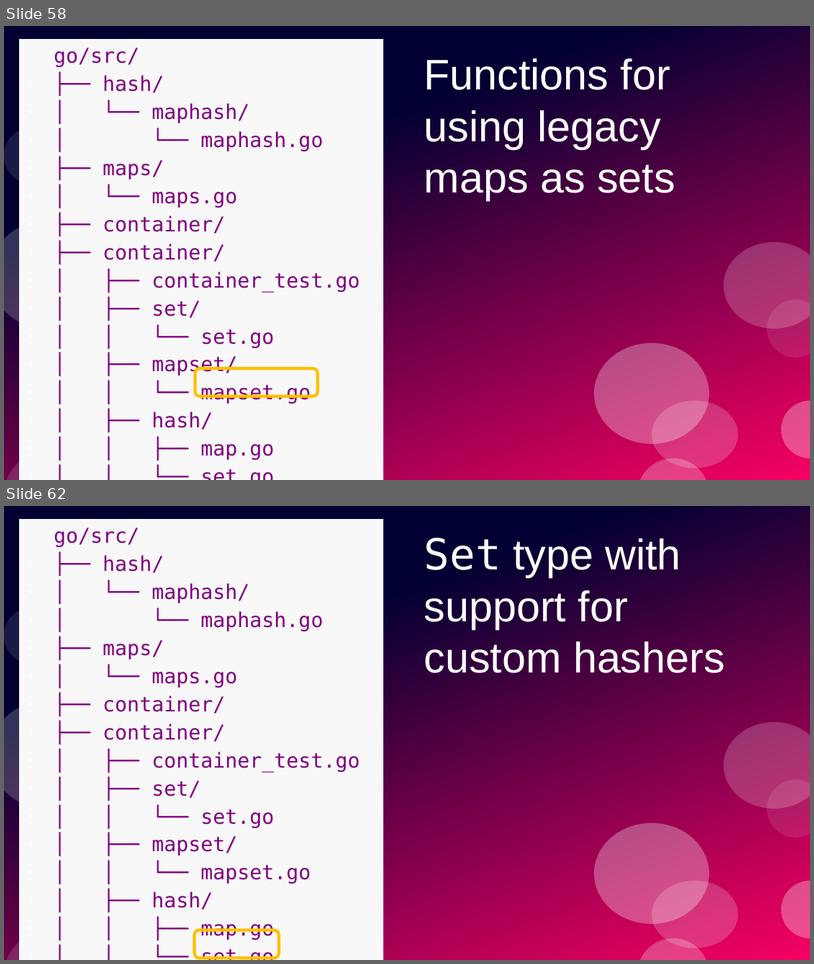
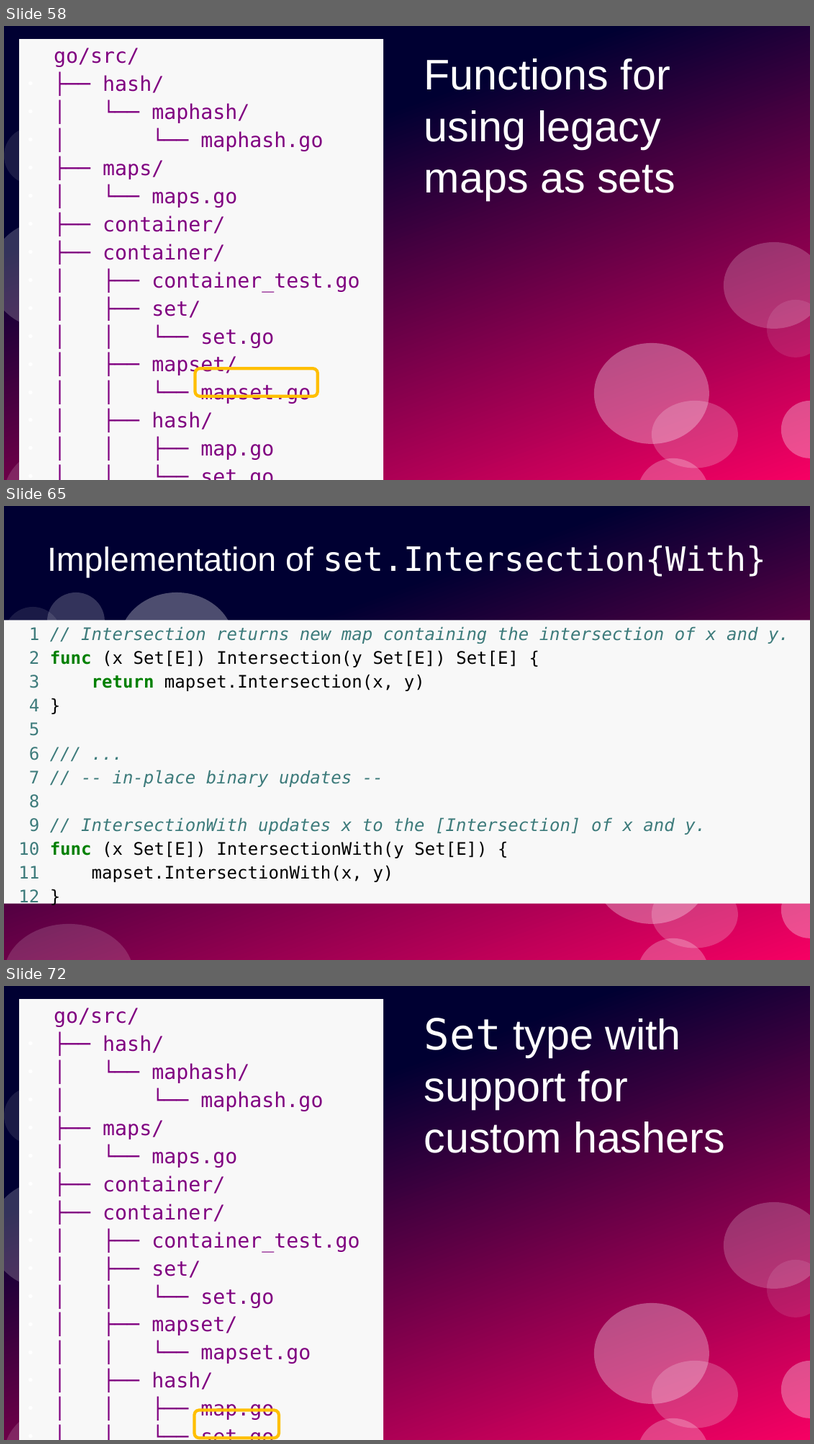
Before and after one commit to ramalho/sets-in-go, a slide deck: sets-in-go.odp. Shown one above the other, each under a label of ours: slides 58 and 62 before the commit, slides 58, 65 and 72 after it; the slides between them are not shown. The pictures are 814x964 and 814x1444 pixels, drawn with LibreOffice and Linux fonts; fonts in the diff are those of the drawing. Boxes give left, top, right and bottom in pixels: in the first picture for what was removed or moved away, otherwise in the second. Text is boxed around its words. In the diff, an @@ line names an element or a change of style, - is before the commit and + after.

```diff
--- a/sets-in-go.odp
+++ b/sets-in-go.odp
@@ slide 65 added at (4, 506, 810, 960), background #FFFFFF; not listed: 10 template elements that a slide beside it also shows @@
@@ title added at (47, 545, 766, 577), 33 pt, text #FFFFFF @@
+Implementation of set.Intersection{With}
@@ ellipse added at (47, 592, 105, 650), fill #FFFFFF at 20% opacity @@
@@ ellipse added at (119, 592, 234, 693), fill #FFFFFF at 30% opacity @@
@@ text added at (4, 620, 810, 903), fill #F8F8F8, 17 pt, text #3D7B7B @@
+1 // Intersection returns new map containing the intersection of x and y.
+2 func (x Set[E]) Intersection(y Set[E]) Set[E] {
+3 return mapset.Intersection(x, y)
+4 }
+5
+6 /// ...
+7 // -- in-place binary updates --
+8
+9 // IntersectionWith updates x to the [Intersection] of x and y.
+10 func (x Set[E]) IntersectionWith(y Set[E]) {
+11 mapset.IntersectionWith(x, y)
+12 }
@@ what was slide 62 is now slide 72 @@
```
Also in this commit, not shown: 3 slides changed, 10 other slides added, 5 other files.
